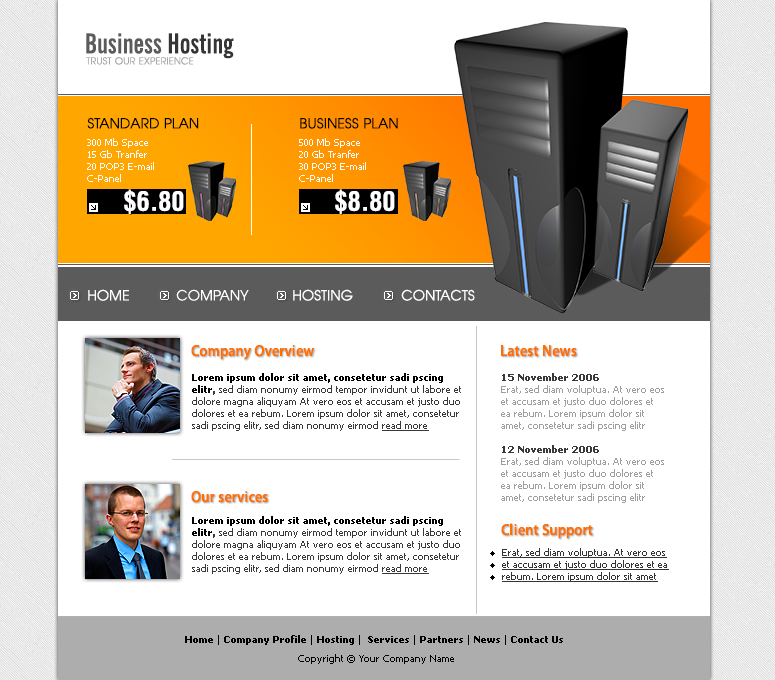
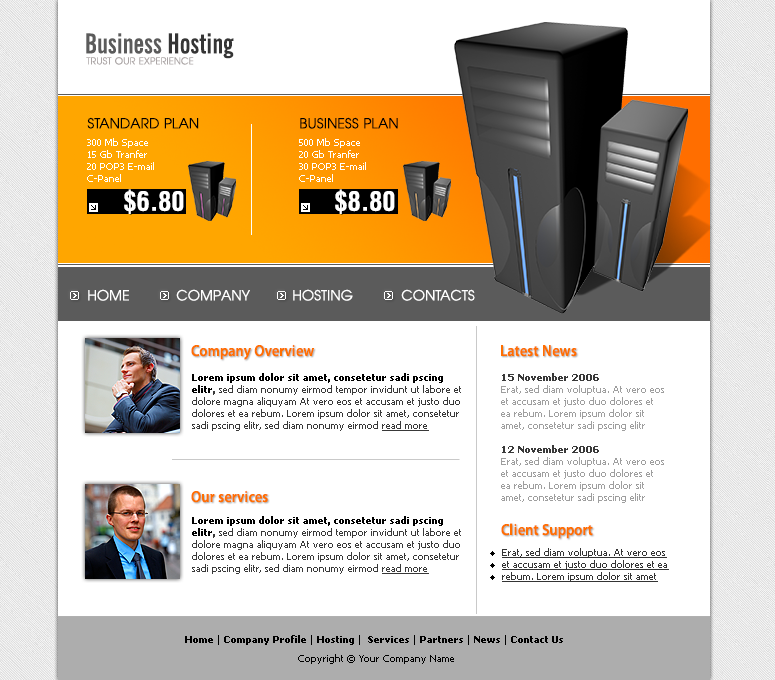
Comparing the layer stacks of the two 775 × 680 images. Changes:
painted on "company" (2nd of 2, in "buttons") over [178, 290, 250, 301]
